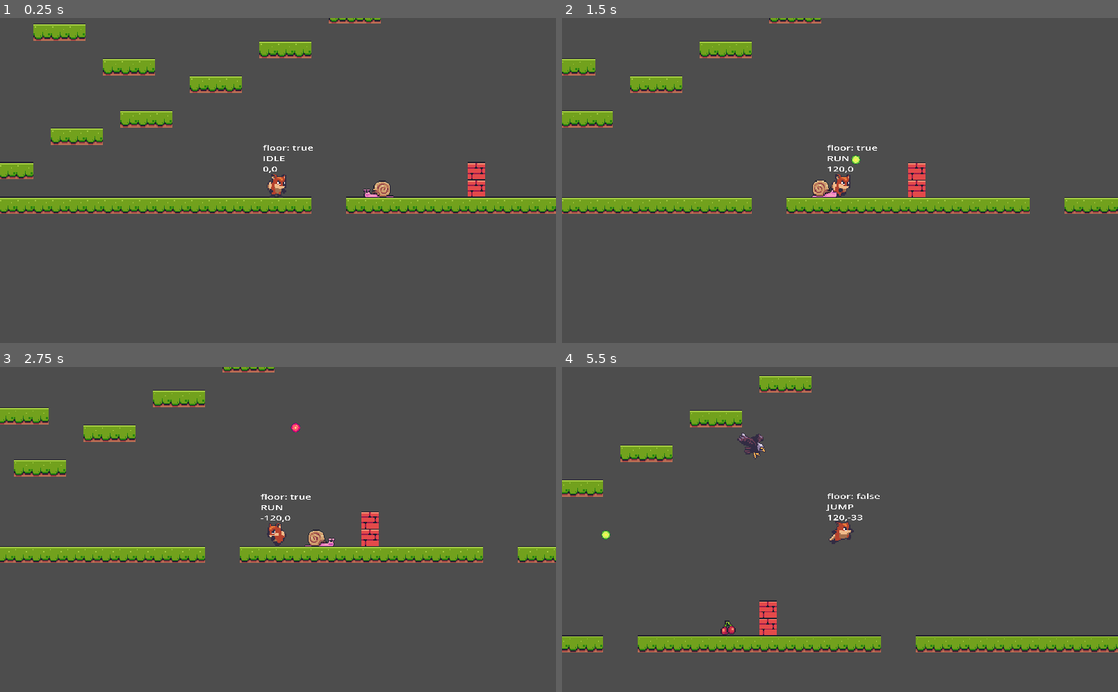
Above: before the commit, frames 1-4 (two rows, left to right).
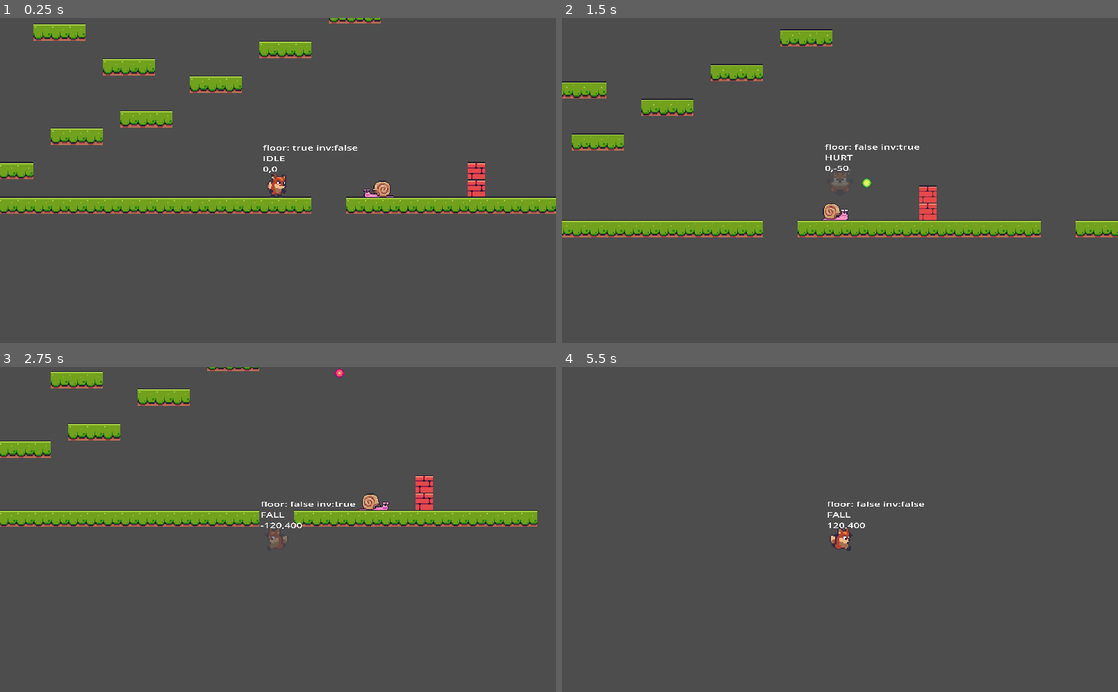
Above: after the commit, the same moments.

Repository: CarlsnOP/Fox-Antics-
Game: Godot game, scene res://LevelBase/level_base.tscn
Two runs of this game, one before a commit and one after it. Both use one fixed random seed, a clock stepped at 60 frames per second and the inputs below.
Inputs:
- Up to frame 1 (0.25 s): no input
- Up to frame 2 (1.5 s): hold D (right) from 0.53 s (still down); tap W (jump) at 0.6, 0.77, 1.07 s; tap Space (shoot) at 1.35 s
- Up to frame 3 (2.75 s): tap W (jump) at 1.52, 1.55, 1.82, 2.1 s; release D (right) at 2.03 s; hold A (left) from 2.03 s (still down)
- Up to frame 4 (5.5 s): release A (left) at 2.78 s; hold D (right) 2.78-4.28 s; tap Space (shoot) at 2.85, 4.35 s; tap W (jump) at 3.02, 3.05, 3.32, 3.6, 3.77, 4.07, 4.52, 4.55, 4.82, 5.1 s; hold A (left) 4.28-5.03 s; hold D (right) from 5.03 s (still down)

The runs differ from the first frame. In frame 1, less than 0.1% of the frame differs, in the area x 57-65%, y 39-41%; in frame 2, 15%, in the area x 0-100%, y 0-68%; in frame 3, 14%; in frame 4, 7.8%.

Commit message:
course step 138
Player can now be hit and enter invincible mode and hurt mode

Diff:
--- a/Player/player.gd
+++ b/Player/player.gd
@@ -1,28 +1,35 @@
 extends CharacterBody2D
 
+
 class_name Player
+
 
 @onready var sprite_2d = $Sprite2D
 @onready var animation_player = $AnimationPlayer
 @onready var debug_label = $DebugLabel
 @onready var sound_player = $SoundPlayer
 @onready var shooter = $Shooter
+@onready var animation_player_invincible = $AnimationPlayerInvincible
+@onready var invincible_timer = $InvincibleTimer
+@onready var hurt_timer = $HurtTimer
 
 
 const GRAVITY: float = 1000.0
 const RUN_SPEED: float = 120.0
 const MAX_FALL: float = 400.0
-const HURT_TIME: float = 0.3
 const JUMP_VELOCITY: float = -400.0
-const DASH_SPEED: float = 900.0
+const _HURT_JUMP_VELOCITY: Vector2 = Vector2(0, -150.0)
+
 
 enum PLAYER_STATE { IDLE, RUN, JUMP, FALL, HURT, DASH }
 
+
 var _state: PLAYER_STATE = PLAYER_STATE.IDLE
+var _invincible: bool = false
+
 
 func _ready():
 	pass # Replace with function body.
-
 
 # Called every frame. 'delta' is the elapsed time since the previous frame.
 func _physics_process(delta):
@@ -37,10 +44,9 @@
 	if Input.is_action_just_pressed("shoot") == true:
 		shoot()
 
-
 func update_debug_label() -> void:
-	debug_label.text = "floor: %s\n%s\n%.0f,%.0f" % [
-		is_on_floor(),
+	debug_label.text = "floor: %s inv:%s\n%s\n%.0f,%.0f" % [
+		is_on_floor(), _invincible,
 		PLAYER_STATE.keys()[_state],
 		velocity.x, velocity.y
 	]
@@ -52,6 +58,8 @@
 		shooter.shoot(Vector2.RIGHT)
 
 func get_input() -> void:
+	if _state == PLAYER_STATE.HURT:
+		return
 
 	velocity.x = 0
 
@@ -100,5 +108,31 @@
 		PLAYER_STATE.FALL:
 			animation_player.play("fall")
 
+func apply_hurt_jump() -> void:
+	set_state(PLAYER_STATE.HURT)
+	animation_player.play("hurt")
+	velocity = _HURT_JUMP_VELOCITY
+	hurt_timer.start()
+
+func go_invincible() -> void:
+	_invincible = true
+	animation_player_invincible.play("invincible")
+	invincible_timer.start()
+
+func apply_hit() -> void:
+	if _invincible == true:
+		return
+
+	go_invincible()
+	apply_hurt_jump()
+	SoundManager.play_clip(sound_player, SoundManager.SOUND_DAMAGE)
+
 func _on_hit_box_area_entered(area):
-	pass # Replace with function body.
+	apply_hit()
+
+func _on_invincible_timer_timeout():
+	_invincible = false
+	animation_player_invincible.stop()
+
+func _on_hurt_timer_timeout():
+	set_state(PLAYER_STATE.IDLE)
--- a/Player/player.tscn
+++ b/Player/player.tscn
@@ -122,6 +122,44 @@
 [sub_resource type="CapsuleShape2D" id="CapsuleShape2D_irxs8"]
 radius = 7.0
 height = 18.0
+
+[sub_resource type="Animation" id="Animation_ikvft"]
+resource_name = "invincible"
+length = 0.4
+loop_mode = 1
+tracks/0/type = "value"
+tracks/0/imported = false
+tracks/0/enabled = true
+tracks/0/path = NodePath("Sprite2D:self_modulate")
+tracks/0/interp = 1
+tracks/0/loop_wrap = true
+tracks/0/keys = {
+"times": PackedFloat32Array(0, 0.1, 0.2),
+"transitions": PackedFloat32Array(1, 1, 1),
+"update": 0,
+"values": [Color(1, 1, 1, 1), Color(1, 1, 1, 0.0313726), Color(1, 1, 1, 1)]
+}
+
+[sub_resource type="Animation" id="Animation_wtlgj"]
+length = 0.001
+tracks/0/type = "value"
+tracks/0/imported = false
+tracks/0/enabled = true
+tracks/0/path = NodePath("Sprite2D:self_modulate")
+tracks/0/interp = 1
+tracks/0/loop_wrap = true
+tracks/0/keys = {
+"times": PackedFloat32Array(0),
+"transitions": PackedFloat32Array(1),
+"update": 0,
+"values": [Color(1, 1, 1, 1)]
+}
+
+[sub_resource type="AnimationLibrary" id="AnimationLibrary_d6sjf"]
+_data = {
+"RESET": SubResource("Animation_wtlgj"),
+"invincible": SubResource("Animation_ikvft")
+}
 
 [node name="Player" type="CharacterBody2D" groups=["player"]]
 collision_layer = 0
@@ -170,4 +208,19 @@
 speed = 200.0
 shoot_delay = 0.5
 
+[node name="AnimationPlayerInvincible" type="AnimationPlayer" parent="."]
+libraries = {
+"": SubResource("AnimationLibrary_d6sjf")
+}
+
+[node name="InvincibleTimer" type="Timer" parent="."]
+wait_time = 3.0
+one_shot = true
+
+[node name="HurtTimer" type="Timer" parent="."]
+wait_time = 0.4
+one_shot = true
+
 [connection signal="area_entered" from="HitBox" to="." method="_on_hit_box_area_entered"]
+[connection signal="timeout" from="InvincibleTimer" to="." method="_on_invincible_timer_timeout"]
+[connection signal="timeout" from="HurtTimer" to="." method="_on_hurt_timer_timeout"]
Not shown: 1 places in Player/player.tscn that only renumber resources
